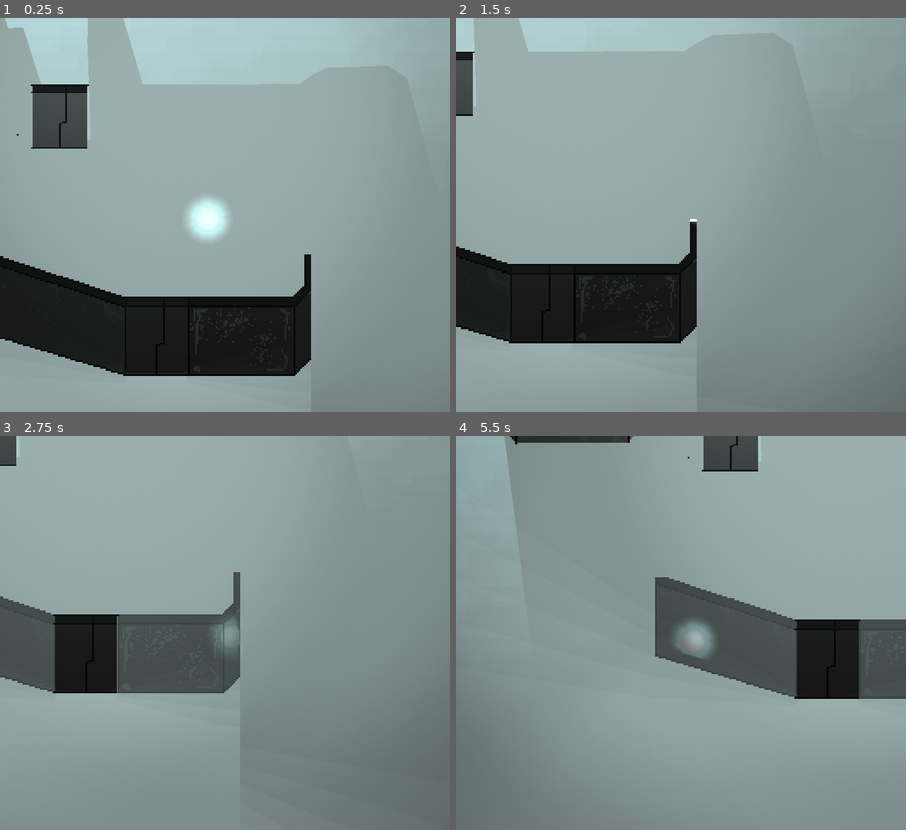
Above: before the commit, frames 1-4 (two rows, left to right).
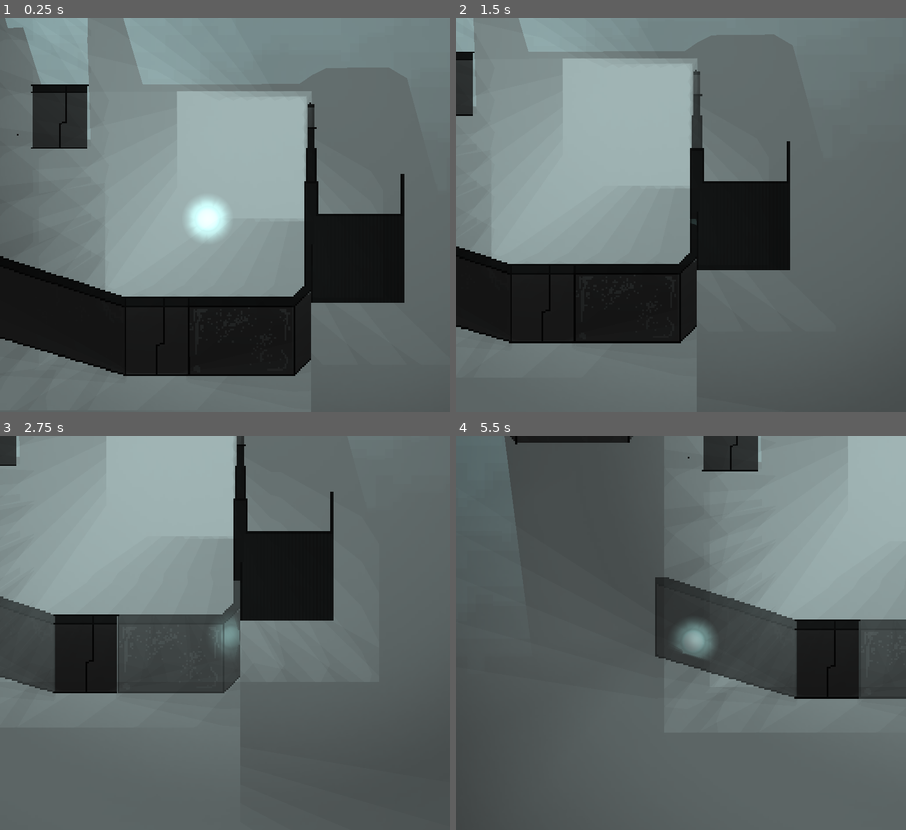
Above: after the commit, the same moments.

Repository: cube-drone/groovelet-3
Game: Godot game, scene res://main.tscn
The game is run twice, just before and just after one commit, with the same random seed, the same clock (stepped at 60 frames per second) and the same inputs. A sky picture missing from this copy of the repository is replaced by a grey-blue gradient.
Inputs:
- Up to frame 1 (0.25 s): no input
- Up to frame 2 (1.5 s): hold D (right) 0.53-1.28 s; hold Shift (run) 0.53-1.28 s; hold S (down) from 1.28 s (still down); tap Shift (run) at 1.35 s
- Up to frame 3 (2.75 s): release S (down) at 2.03 s; hold D (right) from 2.03 s (still down); hold Shift (run) from 2.03 s (still down)
- Up to frame 4 (5.5 s): release D (right) at 2.78 s; release Shift (run) at 2.78 s; hold W (up) 2.78-3.53 s; tap Shift (run) at 2.85, 4.35 s; hold Shift (run) 3.53-4.28 s; hold A (left) 3.53-5.03 s; hold S (down) from 5.03 s (still down); hold Shift (run) from 5.03 s (still down)

The runs differ from the first frame. In frame 1, 64% of the frame differs, in the area x 0-100%, y 0-100%; in frame 2, 68%; in frame 3, 65%; in frame 4, 74%.

Commit message:
Fills and patches

Diff:
--- a/game/sprites/oths_room/oths-room.tscn
+++ b/game/sprites/oths_room/oths-room.tscn
@@ -7,30 +7,34 @@
 [ext_resource type="PackedScene" uid="uid://cb15i5y64j0ol" path="res://tools/TransparentParentArea.tscn" id="5_urkcm"]
 [ext_resource type="PackedScene" uid="uid://bvm3jpirvgu8h" path="res://sprites/oths_room/wall-smile.tscn" id="6_pywvl"]
 [ext_resource type="PackedScene" uid="uid://jsxgjhtjb2pw" path="res://sprites/oths_room/door-down.tscn" id="7_yt41b"]
+[ext_resource type="Texture2D" uid="uid://b4oyqbi1683t3" path="res://sprites/oths_room/wall-fill.png" id="8_02bb3"]
 [ext_resource type="PackedScene" uid="uid://0tr8jl5mo3a8" path="res://sprites/oths_room/wall-upper.tscn" id="8_4bbpb"]
+[ext_resource type="Texture2D" uid="uid://bjtkepj2pibhd" path="res://sprites/oths_room/wall-fill-normals.png" id="9_lwum5"]
+[ext_resource type="Texture2D" uid="uid://v7es04g6ckrx" path="res://sprites/oths_room/room-patch.png" id="11_rw013"]
+[ext_resource type="Texture2D" uid="uid://cmes127cuq7aw" path="res://sprites/oths_room/room-patch-normals.png" id="12_1jlmm"]
+
+[sub_resource type="OccluderPolygon2D" id="OccluderPolygon2D_r53f8"]
+polygon = PackedVector2Array(14, 9.5, 30, -8.5, 27, -56, 31, -58, 31, -33, 44, -44, 50, -44, 56, -40, 57, -7, 41, -4, 34, 1, 34, 126, 30, 132, 29, 96, 28, 27.5)
+
+[sub_resource type="OccluderPolygon2D" id="OccluderPolygon2D_d4btv"]
+polygon = PackedVector2Array(-62, -142, -61, -252.5, 20, -251.5, 21, -219.5, 24, -224.5, 22, -258.5, -67, -258.5, -67, -183)
+
+[sub_resource type="OccluderPolygon2D" id="OccluderPolygon2D_fekh2"]
+polygon = PackedVector2Array(82, -249.5, 89, -240.5, 88.614, -206.536, 87, -206, 88, -152.5, 88, -139, 206, -139.5, 212, -131, 217, -131, 217, -140.5, 223, -146.5, 260, -146.5, 268, -140.5, 267, -66.5, 274, -67.5, 274, -142.5, 263, -153, 220, -152.5, 210, -143.5, 94, -143, 93, -239.5)
+
+[sub_resource type="OccluderPolygon2D" id="OccluderPolygon2D_asit0"]
+polygon = PackedVector2Array(34, -8.5, 35, -6.5, 109, 17.5, 109, 22.5, 30, -2.5, 30, -11.5)
+
+[sub_resource type="OccluderPolygon2D" id="OccluderPolygon2D_bxlin"]
+polygon = PackedVector2Array(220, -87, 211, -87, 211, -45.5, 214, -45, 215, 7, 215, 35, 215, 74.5, 293, 99.5, 294, 94.5, 216, 71.5, 218, 34.5, 219, -47.5, 214, -53.5, 220, -65.5, 274, -65.5, 275, -101.5, 266, -99.5, 266, -68.5, 221, -67.5)
+
+[sub_resource type="OccluderPolygon2D" id="OccluderPolygon2D_wxtal"]
+polygon = PackedVector2Array(-7, 27, -6, 26, -6, -17, -7, -16)
 
 [sub_resource type="CanvasTexture" id="CanvasTexture_5w3rt"]
 diffuse_texture = ExtResource("1_a2hwa")
 normal_texture = ExtResource("2_euptc")
 
-[sub_resource type="OccluderPolygon2D" id="OccluderPolygon2D_r53f8"]
-polygon = PackedVector2Array(14, 9.5, 30, -8.5, 27, -56, 31, -58, 31, -33, 44, -44, 50, -44, 56, -40, 57, -7, 41, -4, 34, 1, 34, 126, 30, 132, 29, 96, 28, 27.5)
-
-[sub_resource type="OccluderPolygon2D" id="OccluderPolygon2D_d4btv"]
-polygon = PackedVector2Array(-62, -142, -61, -252.5, 20, -251.5, 21, -219.5, 24, -224.5, 22, -258.5, -67, -258.5, -67, -183)
-
-[sub_resource type="OccluderPolygon2D" id="OccluderPolygon2D_fekh2"]
-polygon = PackedVector2Array(82, -249.5, 89, -240.5, 88.614, -206.536, 87, -206, 88, -152.5, 88, -139, 206, -139.5, 212, -131, 217, -131, 217, -140.5, 223, -146.5, 260, -146.5, 268, -140.5, 267, -66.5, 274, -67.5, 274, -142.5, 262, -154, 220, -152.5, 210, -143.5, 94, -143, 93, -239.5)
-
-[sub_resource type="OccluderPolygon2D" id="OccluderPolygon2D_asit0"]
-polygon = PackedVector2Array(34, -8.5, 35, -6.5, 109, 17.5, 109, 22.5, 30, -2.5, 30, -11.5)
-
-[sub_resource type="OccluderPolygon2D" id="OccluderPolygon2D_bxlin"]
-polygon = PackedVector2Array(219, -81.5, 210, -81.5, 211, -45.5, 214, -45, 215, 7, 215, 35, 215, 74.5, 293, 99.5, 294, 94.5, 216, 71.5, 218, 34.5, 219, -47.5, 214, -53.5, 220, -65.5, 274, -65.5, 275, -101.5, 266, -99.5, 266, -68.5, 221, -67.5)
-
-[sub_resource type="OccluderPolygon2D" id="OccluderPolygon2D_wxtal"]
-polygon = PackedVector2Array(-7, 27, -6, 26, -6, -17, -7, -16)
-
 [sub_resource type="OccluderPolygon2D" id="OccluderPolygon2D_p3vkx"]
 polygon = PackedVector2Array(-125, 3, -78.6125, 18.5856, -46, 30, -46, 25, -125, -2)
 
@@ -49,22 +53,32 @@
 [sub_resource type="OccluderPolygon2D" id="OccluderPolygon2D_a2fxk"]
 polygon = PackedVector2Array(58, -221, 62, -217, 62, -108, 75, -94, 136, -94, 150, -109, 150, -151, 156, -151, 155, -107, 137, -89, 73, -89, 57, -106)
 
+[sub_resource type="CanvasTexture" id="CanvasTexture_fnm5r"]
+diffuse_texture = ExtResource("8_02bb3")
+normal_texture = ExtResource("9_lwum5")
+
+[sub_resource type="RectangleShape2D" id="RectangleShape2D_f00yc"]
+size = Vector2(27, 39)
+
+[sub_resource type="OccluderPolygon2D" id="OccluderPolygon2D_td0lk"]
+polygon = PackedVector2Array(58, -85, 61, -91, 64, -88, 64, -30, 59, -32)
+
 [sub_resource type="OccluderPolygon2D" id="OccluderPolygon2D_gccox"]
 polygon = PackedVector2Array(5, -11, 10, 21, 10, 30, 4, 28, 5, 18, 1, -11)
 
 [sub_resource type="OccluderPolygon2D" id="OccluderPolygon2D_cm5c1"]
 polygon = PackedVector2Array(-6, -44, -2, -27, 4, -26, -1, -47)
 
+[sub_resource type="CanvasTexture" id="CanvasTexture_k4yv6"]
+diffuse_texture = ExtResource("11_rw013")
+normal_texture = ExtResource("12_1jlmm")
+
 [node name="oths-room" type="Node2D"]
 
-[node name="OthLevelBase" type="Sprite2D" parent="."]
-z_index = -10
-texture = SubResource("CanvasTexture_5w3rt")
-
-[node name="Lighting" type="Node2D" parent="OthLevelBase"]
+[node name="Lighting" type="Node2D" parent="."]
 position = Vector2(-154, 46)
 
-[node name="Sun" type="PointLight2D" parent="OthLevelBase/Lighting"]
+[node name="Sun" type="PointLight2D" parent="Lighting"]
 position = Vector2(-348, -2421.5)
 color = Color(0.615686, 0.952941, 0.996078, 1)
 energy = 3.0
@@ -75,44 +89,46 @@
 height = 100.0
 metadata/_edit_lock_ = true
 
-[node name="LightOccluder2D" type="LightOccluder2D" parent="OthLevelBase/Lighting"]
+[node name="LightOccluder2D" type="LightOccluder2D" parent="Lighting"]
 position = Vector2(0, -132.5)
 occluder = SubResource("OccluderPolygon2D_r53f8")
 
-[node name="LightOccluder2D2" type="LightOccluder2D" parent="OthLevelBase/Lighting"]
+[node name="LightOccluder2D2" type="LightOccluder2D" parent="Lighting"]
 occluder = SubResource("OccluderPolygon2D_d4btv")
 
-[node name="LightOccluder2D3" type="LightOccluder2D" parent="OthLevelBase/Lighting"]
+[node name="LightOccluder2D3" type="LightOccluder2D" parent="Lighting"]
+z_index = 20
 occluder = SubResource("OccluderPolygon2D_fekh2")
 
-[node name="LightOccluder2D4" type="LightOccluder2D" parent="OthLevelBase/Lighting"]
+[node name="LightOccluder2D4" type="LightOccluder2D" parent="Lighting"]
 occluder = SubResource("OccluderPolygon2D_asit0")
 
-[node name="LightOccluder2D5" type="LightOccluder2D" parent="OthLevelBase/Lighting"]
+[node name="LightOccluder2D5" type="LightOccluder2D" parent="Lighting"]
+z_index = 20
 occluder = SubResource("OccluderPolygon2D_bxlin")
 
-[node name="LightOccluder2D7" type="LightOccluder2D" parent="OthLevelBase/Lighting"]
+[node name="LightOccluder2D7" type="LightOccluder2D" parent="Lighting"]
 position = Vector2(116, -5)
 occluder = SubResource("OccluderPolygon2D_wxtal")
 
-[node name="LightOccluder2D8" type="LightOccluder2D" parent="OthLevelBase/Lighting"]
+[node name="LightOccluder2D8" type="LightOccluder2D" parent="Lighting"]
 position = Vector2(152, -5)
 occluder = SubResource("OccluderPolygon2D_wxtal")
 
-[node name="Living Room" type="Node2D" parent="OthLevelBase/Lighting"]
-
-[node name="Low Light" type="PointLight2D" parent="OthLevelBase/Lighting/Living Room"]
-position = Vector2(80, -118.5)
+[node name="Living Room" type="Node2D" parent="Lighting"]
+
+[node name="Low Light" type="PointLight2D" parent="Lighting/Living Room"]
+position = Vector2(177, -101)
 color = Color(0.843137, 0.984314, 0.984314, 1)
 energy = 0.3
-shadow_color = Color(0, 0, 0, 1)
-shadow_filter = 1
-shadow_filter_smooth = 30.0
+shadow_enabled = true
+shadow_color = Color(0, 0, 0, 1)
+shadow_filter = 2
+shadow_filter_smooth = 60.0
 texture = ExtResource("3_bj3rf")
 height = 100.0
-metadata/_edit_lock_ = true
-
-[node name="Low Light2" type="PointLight2D" parent="OthLevelBase/Lighting/Living Room"]
+
+[node name="Low Light2" type="PointLight2D" parent="Lighting/Living Room"]
 position = Vector2(127, 38)
 color = Color(0.843137, 0.984314, 0.984314, 1)
 energy = 0.1
@@ -123,9 +139,9 @@
 texture = ExtResource("3_bj3rf")
 height = 100.0
 
-[node name="Bathroom" type="Node2D" parent="OthLevelBase/Lighting"]
-
-[node name="Low Light" type="PointLight2D" parent="OthLevelBase/Lighting/Bathroom"]
+[node name="Bathroom" type="Node2D" parent="Lighting"]
+
+[node name="Low Light" type="PointLight2D" parent="Lighting/Bathroom"]
 position = Vector2(242, -136.5)
 color = Color(0.843137, 0.984314, 0.984314, 1)
 energy = 0.3
@@ -136,9 +152,9 @@
 height = 100.0
 metadata/_edit_lock_ = true
 
-[node name="Bedroom" type="Node2D" parent="OthLevelBase/Lighting"]
-
-[node name="Lamp2" type="PointLight2D" parent="OthLevelBase/Lighting/Bedroom"]
+[node name="Bedroom" type="Node2D" parent="Lighting"]
+
+[node name="Lamp2" type="PointLight2D" parent="Lighting/Bedroom"]
 position = Vector2(-16, -242)
 color = Color(0.843137, 0.984314, 0.984314, 1)
 energy = 0.5
@@ -172,6 +188,10 @@
 [node name="CollisionPolygon2D" type="CollisionPolygon2D" parent="Collision/StaticBody2D"]
 polygon = PackedVector2Array(-9, 62, -6, 80, 64, 80, 66, 53, 67, -14, 122, -14, 122, -59, 112, -58, 112, -22, 65, -22, 65, -37, 57, -37, 57, -1, 58, 15, 57, 52, 51, 62)
 
+[node name="OthLevelBase" type="Sprite2D" parent="."]
+z_index = -10
+texture = SubResource("CanvasTexture_5w3rt")
+
 [node name="hockeystick-wall" parent="." instance=ExtResource("4_2pv20")]
 z_index = 10
 position = Vector2(-38, 41)
@@ -187,10 +207,12 @@
 [node name="VisibleGroup" type="Node2D" parent="hockeystick-wall/TransparentParentArea"]
 
 [node name="LightOccluder2D" type="LightOccluder2D" parent="hockeystick-wall/TransparentParentArea/VisibleGroup"]
+z_index = 20
 position = Vector2(39, -41)
 occluder = SubResource("OccluderPolygon2D_p3vkx")
 
 [node name="LightOccluder2D4" type="LightOccluder2D" parent="hockeystick-wall/TransparentParentArea/VisibleGroup"]
+z_index = 20
 occluder = SubResource("OccluderPolygon2D_4y5pu")
 
 [node name="TransparentGroup" type="Node2D" parent="hockeystick-wall/TransparentParentArea"]
@@ -217,6 +239,7 @@
 [node name="VisibleGroup" type="Node2D" parent="wall-smile/TransparentParentArea"]
 
 [node name="LightOccluder2D" type="LightOccluder2D" parent="wall-smile/TransparentParentArea/VisibleGroup"]
+z_index = 20
 occluder = SubResource("OccluderPolygon2D_h6o77")
 
 [node name="TransparentGroup" type="Node2D" parent="wall-smile/TransparentParentArea"]
@@ -235,12 +258,36 @@
 position = Vector2(-26.75, 45)
 scale = Vector2(1.01111, 1)
 
+[node name="wall-fill" type="Sprite2D" parent="."]
+z_index = 10
+position = Vector2(57, -58)
+texture = SubResource("CanvasTexture_fnm5r")
+
+[node name="TransparentParentArea" parent="wall-fill" instance=ExtResource("5_urkcm")]
+position = Vector2(-57, 58)
+
+[node name="Area2D" type="Area2D" parent="wall-fill/TransparentParentArea"]
+visible = false
+
+[node name="CollisionShape2D" type="CollisionShape2D" parent="wall-fill/TransparentParentArea/Area2D"]
+position = Vector2(61.5, -42.5)
+shape = SubResource("RectangleShape2D_f00yc")
+
+[node name="VisibleGroup" type="Node2D" parent="wall-fill/TransparentParentArea"]
+
+[node name="LightOccluder2D" type="LightOccluder2D" parent="wall-fill/TransparentParentArea/VisibleGroup"]
+occluder = SubResource("OccluderPolygon2D_td0lk")
+
+[node name="TransparentGroup" type="Node2D" parent="wall-fill/TransparentParentArea"]
+
 [node name="wall-upper" parent="." instance=ExtResource("8_4bbpb")]
+z_index = 10
 position = Vector2(-132, -165)
 
 [node name="TransparentParentArea" parent="wall-upper" instance=ExtResource("5_urkcm")]
 
 [node name="Area2D" type="Area2D" parent="wall-upper/TransparentParentArea"]
+visible = false
 
 [node name="CollisionPolygon2D" type="CollisionPolygon2D" parent="wall-upper/TransparentParentArea/Area2D"]
 polygon = PackedVector2Array(36, -10, 38, -2, 28, 21, 23, 35, 8, 46, -9, 36, -22, 22, -24, -28, 34, -29)
@@ -254,3 +301,9 @@
 occluder = SubResource("OccluderPolygon2D_cm5c1")
 
 [node name="TransparentGroup" type="Node2D" parent="wall-upper/TransparentParentArea"]
+
+[node name="patch" type="Sprite2D" parent="."]
+z_index = 15
+position = Vector2(83, -9.625)
+scale = Vector2(1, 1.33182)
+texture = SubResource("CanvasTexture_k4yv6")
Binary file changed: game/sprites/oths_room/othroom.aseprite
Not shown: 1 places in game/sprites/oths_room/oths-room.tscn that only renumber resources
Binary file added: game/sprites/oths_room/room-patch-normals.png
Not shown, added: game/sprites/oths_room/room-patch-normals.png.import
Binary file added: game/sprites/oths_room/room-patch.aseprite
Binary file added: game/sprites/oths_room/room-patch.png
Not shown, added: game/sprites/oths_room/room-patch.png.import
Binary file added: game/sprites/oths_room/wall-fill-normals.png
Not shown, added: game/sprites/oths_room/wall-fill-normals.png.import
Binary file added: game/sprites/oths_room/wall-fill.aseprite
Binary file added: game/sprites/oths_room/wall-fill.png
Not shown, added: game/sprites/oths_room/wall-fill.png.import
